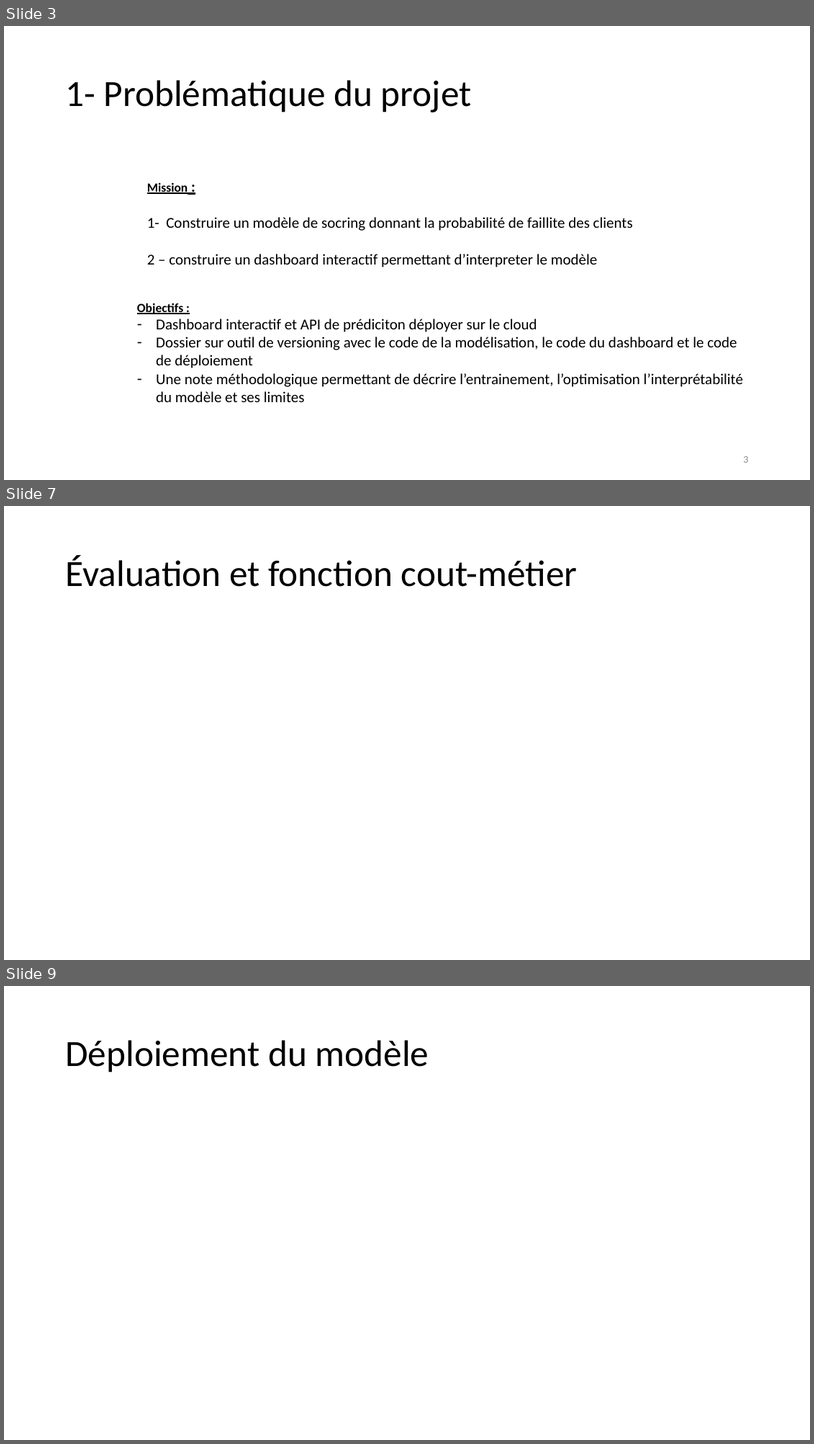
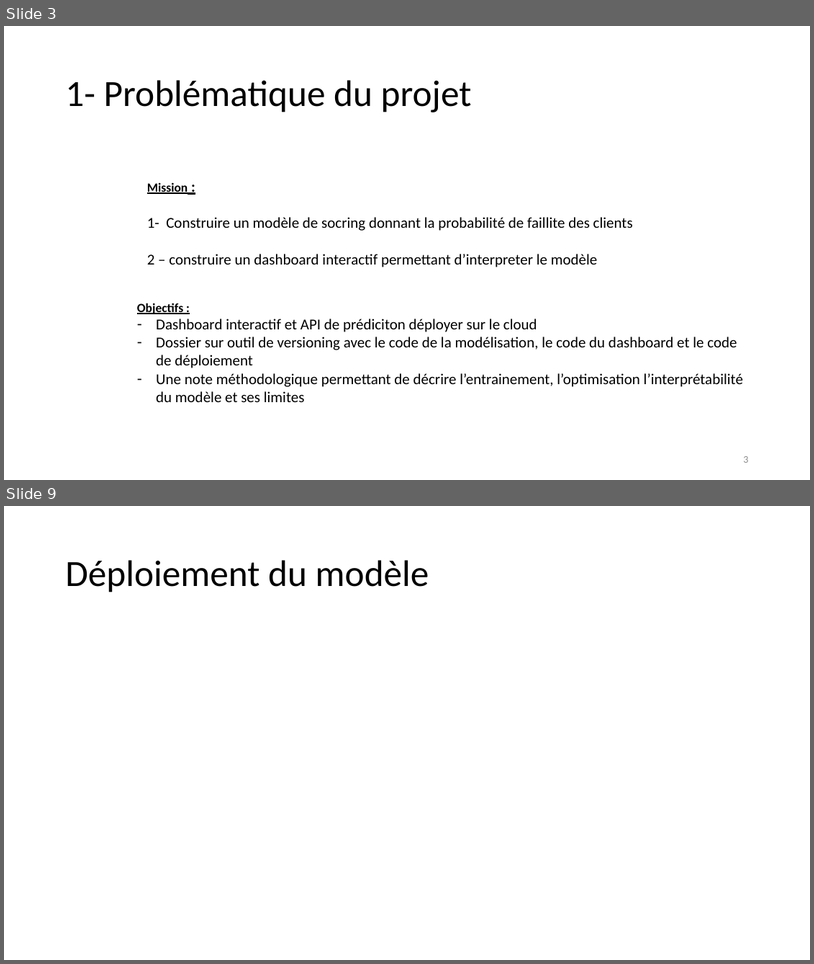
Before and after one commit to JeongJeong-code/P7_scoring, a slide deck: P7_scoring.pptx. Shown one above the other, each under a label of ours: slides 3, 7 and 9 before the commit, slides 3 and 9 after it; the slides between them are not shown. The pictures are 814x1444 and 814x964 pixels, drawn with LibreOffice and Linux fonts; fonts in the diff are those of the drawing. Boxes give left, top, right and bottom in pixels: in the first picture for what was removed or moved away, otherwise in the second. Text is boxed around its words. In the diff, an @@ line names an element or a change of style, - is before the commit and + after.

```diff
--- a/P7_scoring.pptx
+++ b/P7_scoring.pptx
@@ slide 7 removed at (4,506,810,960), background #FFFFFF @@
@@ title removed at (65,555,578,587) @@
-Évaluation et fonction cout-métier
```
Also in this commit, not shown: 5 slides changed, 1 slide added.
